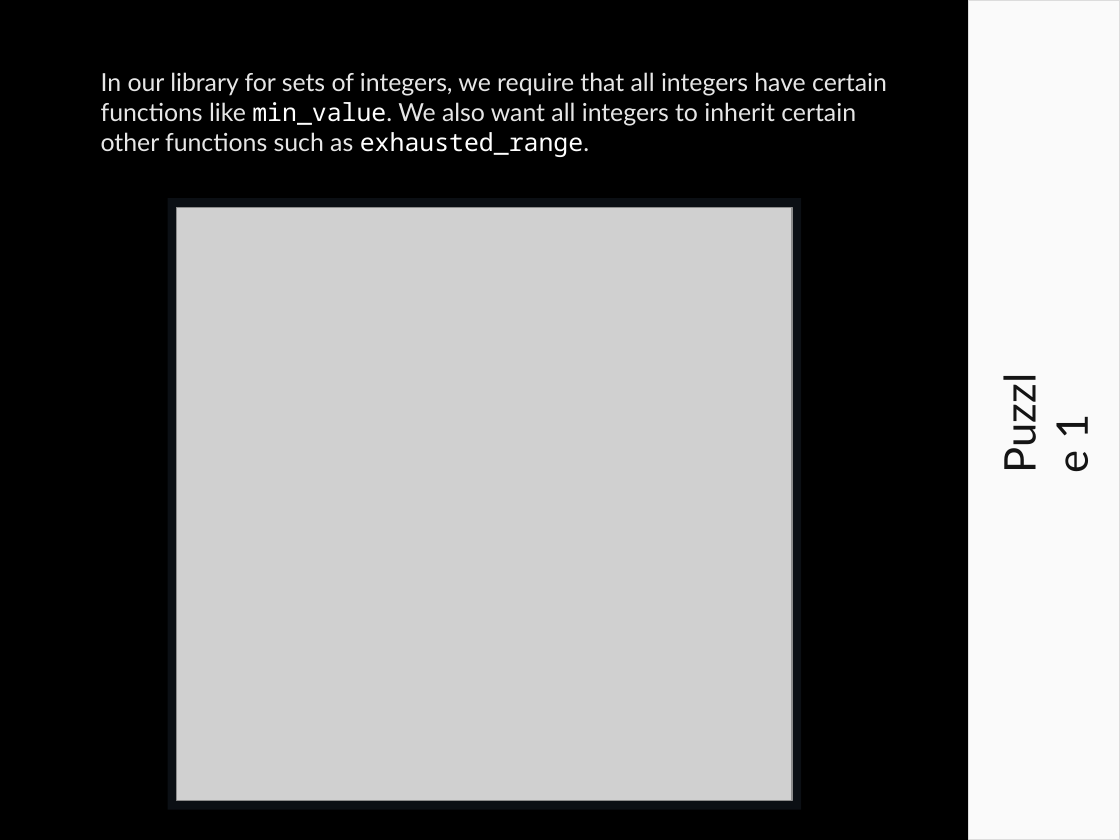
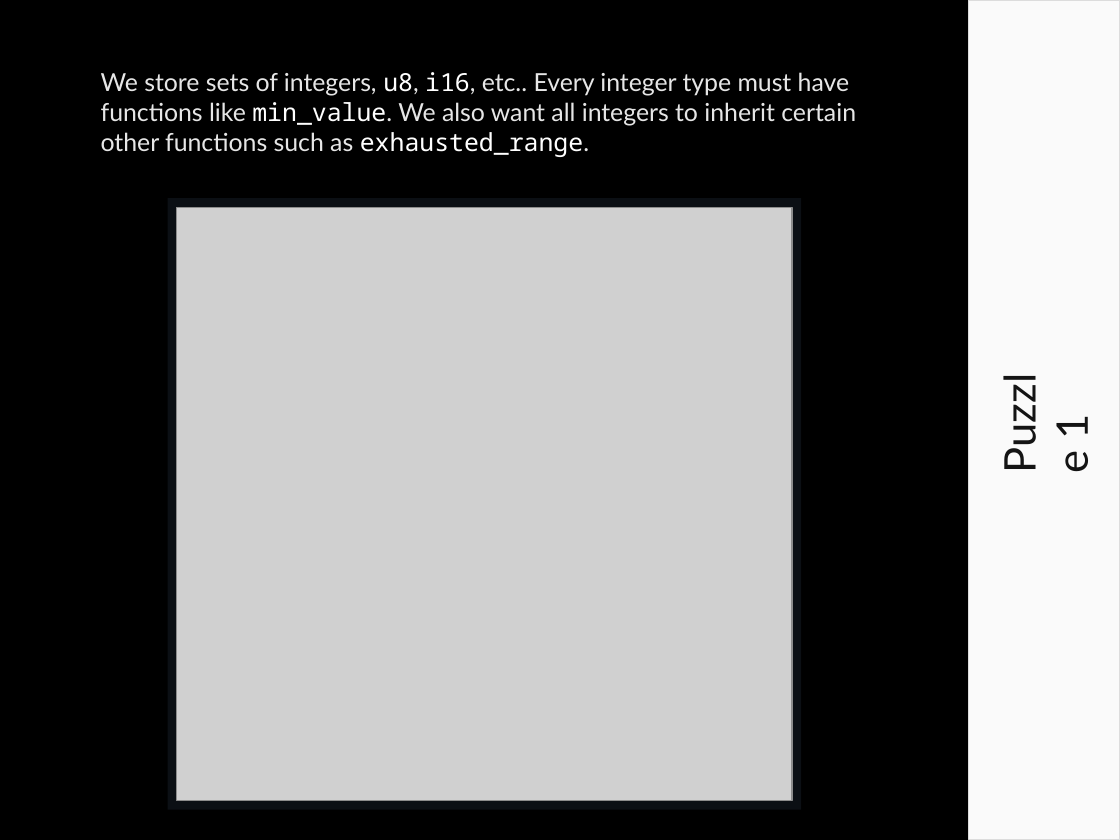
Before and after one commit to CarlKCarlK/inherit, a slide deck: slide 1 of docs/example1_walkthrough.pptx. Drawn at 1120x840 pixels with LibreOffice and Linux fonts; fonts in the diff are those of the drawing; grey boxes stand for pictures. Boxes give left, top, right and bottom in pixels: in the first picture for what was removed or moved away, otherwise in the second. Text is boxed around its words. In the diff, an @@ line names an element or a change of style, - is before the commit and + after.

```diff
--- a/docs/example1_walkthrough.pptx
+++ b/docs/example1_walkthrough.pptx
@@ text at (101,72,856,157): text changed @@
-In our library for sets of integers, we require that all integers have certain functions like min_value. We also want all integers to inherit certain other functions such as exhausted_range.
+We store sets of integers, u8, i16, etc.. Every integer type must have functions like min_value. We also want all integers to inherit certain other functions such as exhausted_range.
```
Also in this commit, not shown: 2 other slides changed, 3 other files.
